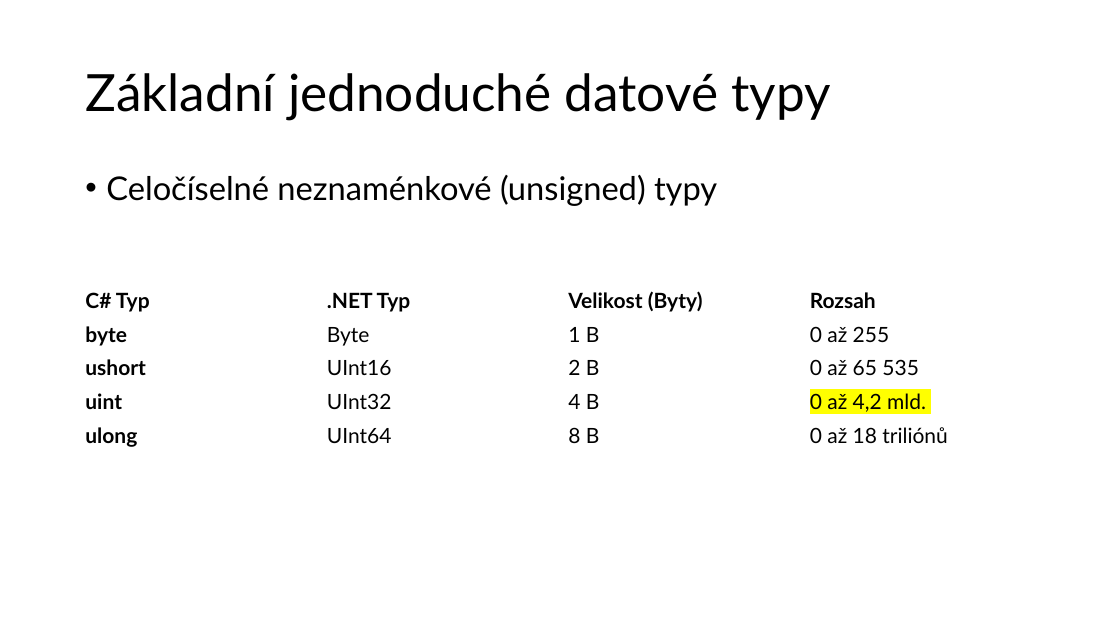
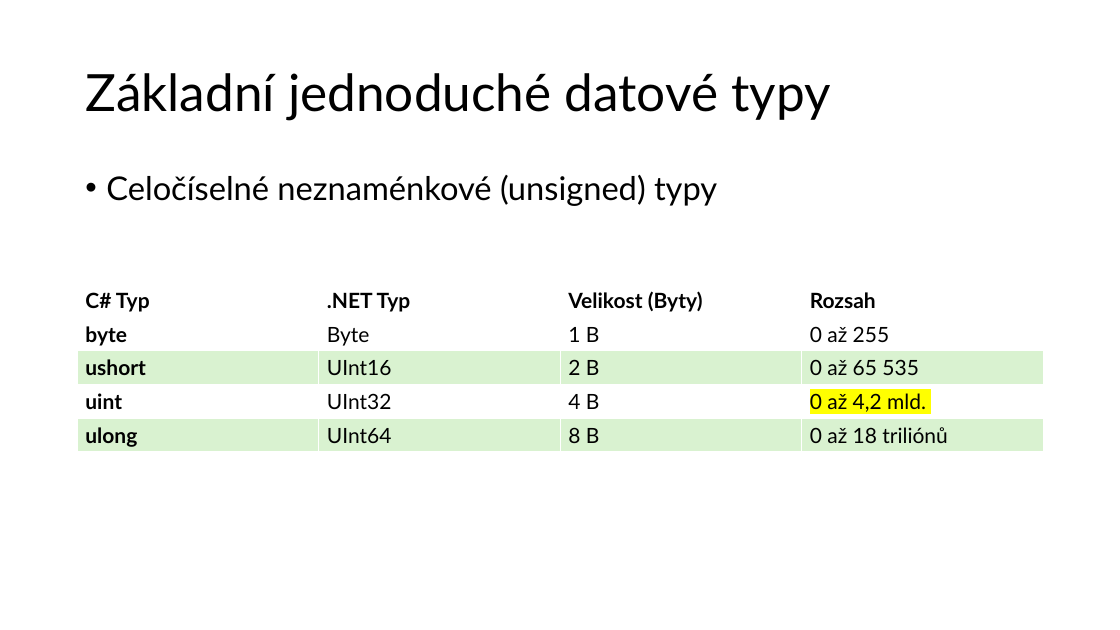
Before and after one commit to Trinithea/GitPrgSem2_25_26, a slide deck: slide 10 of 03_MATURITA/01_Jednoduche_a_slozene_typy/StandardniDatoveTypy.pptx (slide 9 before the commit). Drawn at 1120x630 pixels with LibreOffice and Linux fonts; fonts in the diff are those of the drawing. Boxes give left, top, right and bottom in pixels: in the first picture for what was removed or moved away, otherwise in the second. Text is boxed around its words. In the diff, an @@ line names an element or a change of style, - is before the commit and + after.

```diff
--- a/03_MATURITA/01_Jednoduche_a_slozene_typy/StandardniDatoveTypy.pptx
+++ b/03_MATURITA/01_Jednoduche_a_slozene_typy/StandardniDatoveTypy.pptx
@@ table at (x1=77, y1=284, x2=1045, y2=452) @@
@@ fill none to #D9F2D0 in 8 cells @@
```
Also in this commit, not shown: 9 other slides changed, 1 slide added, 1 other file.
